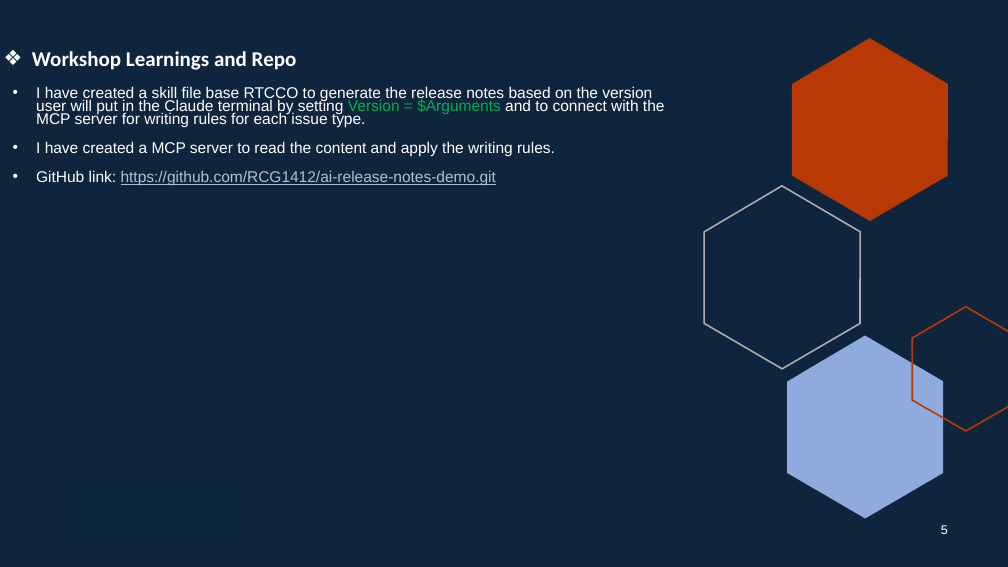
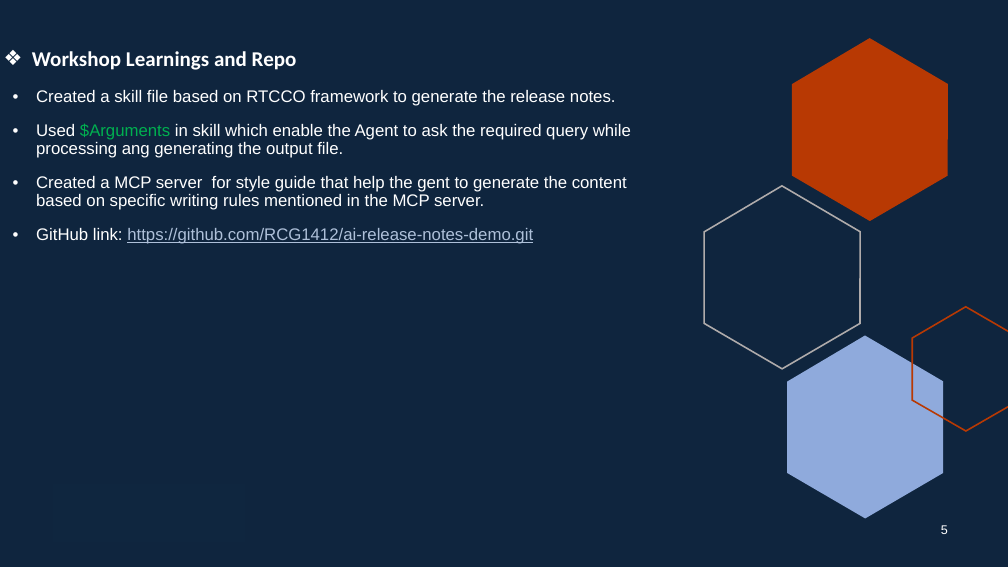
Before and after one commit to RCG1412/ai-release-notes-demo, a slide deck: slide 5 of Demo/AI-Mastery Training Capstone Project Demo.pptx. Drawn at 1008x567 pixels with LibreOffice and Linux fonts; fonts in the diff are those of the drawing. Boxes give left, top, right and bottom in pixels: in the first picture for what was removed or moved away, otherwise in the second. Text is boxed around its words. In the diff, an @@ line names an element or a change of style, - is before the commit and + after.

Commit message:
updated demo ppt

```diff
--- a/Demo/AI-Mastery Training Capstone Project Demo.pptx
+++ b/Demo/AI-Mastery Training Capstone Project Demo.pptx
@@ text at [36, 90, 631, 210]: text changed; size 14.8 to 16 pt @@
-• I have created a skill file base RTCCO to generate the release notes based on the version user will put in the Claude terminal by setting Version = $Arguments and to connect with the MCP server for writing rules for each issue type.
-• I have created a MCP server to read the content and apply the writing rules.
+• Created a skill file based on RTCCO framework to generate the release notes.
+• Used $Arguments in skill which enable the Agent to ask the required query while processing ang generating the output file.
+• Created a MCP server for style guide that help the gent to generate the content based on specific writing rules mentioned in the MCP server.
@@ text at [36, 228, 533, 244]: size 14.8 to 16 pt in "GitHub link: https://github.com/RCG1412/ai-release-notes-dem ..."; line spacing 0.7 to 0.9 @@
```
